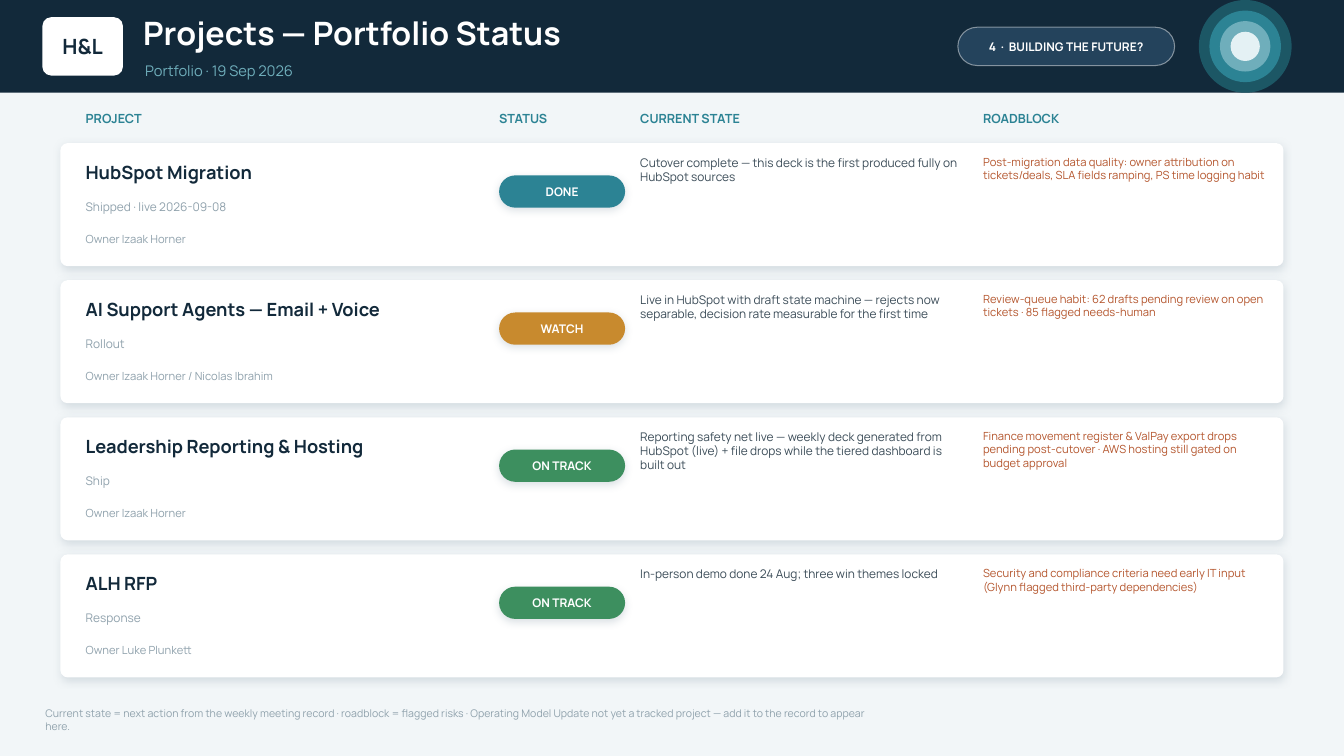
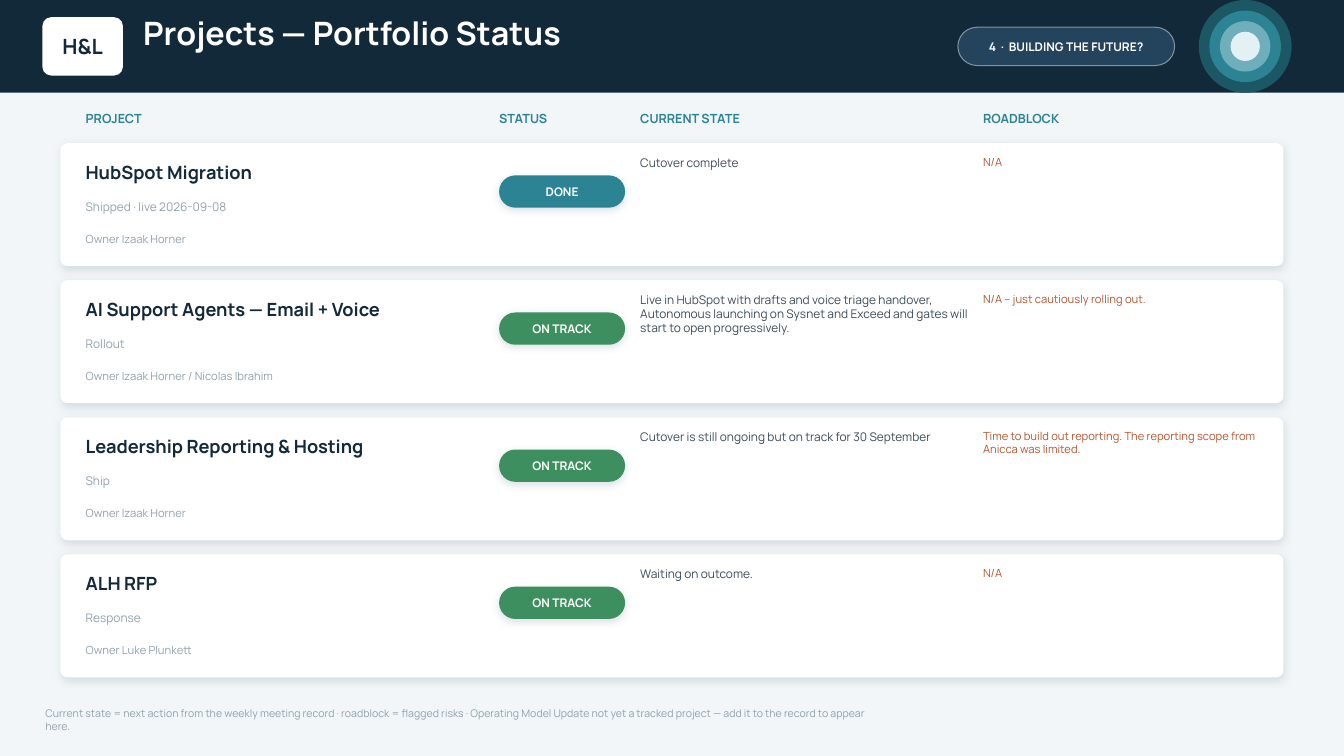
Before and after one commit to ihorner-hl/leadership-reporting, a slide deck: slide 13 of exec-deck/output/H&L Weekly Update - WC 14 Sep 2026.pptx (slide 15 before the commit). Drawn at 1344x756 pixels with LibreOffice and Linux fonts; fonts in the diff are those of the drawing. Boxes give left, top, right and bottom in pixels: in the first picture for what was removed or moved away, otherwise in the second. Text is boxed around its words. In the diff, an @@ line names an element or a change of style, - is before the commit and + after.

```diff
--- a/exec-deck/output/H&L Weekly Update - WC 14 Sep 2026.pptx
+++ b/exec-deck/output/H&L Weekly Update - WC 14 Sep 2026.pptx
@@ text removed at [145,65,293,80] @@
-Portfolio · 19 Sep 2026
@@ text at [640,158,739,170]: text changed @@
-Cutover complete — this deck is the first produced fully on HubSpot sources
+Cutover complete
@@ text at [983,158,1002,166]: text changed @@
-Post-migration data quality: owner attribution on tickets/deals, SLA fields ramping, PS time logging habit
+N/A
@@ text at [640,295,967,335]: text changed @@
-Live in HubSpot with draft state machine — rejects now separable, decision rate measurable for the first time
+Live in HubSpot with drafts and voice triage handover, Autonomous launching on Sysnet and Exceed and gates will start to open progressively.
@@ text at [983,295,1146,306]: text changed @@
-Review-queue habit: 62 drafts pending review on open tickets · 85 flagged needs-human
+N/A – just cautiously rolling out.
@@ rounded rectangle at [499,313,625,345]: fill #C88A2E to #3D8F5F @@
@@ text at [532,324,591,333]: text changed @@
-WATCH
+ON TRACK
@@ text at [640,432,931,444]: text changed @@
-Reporting safety net live — weekly deck generated from HubSpot (live) + file drops while the tiered dashboard is built out
+Cutover is still ongoing but on track for 30 September
@@ text at [983,432,1255,453]: text changed @@
-Finance movement register & ValPay export drops pending post-cutover · AWS hosting still gated on budget approval
+Time to build out reporting. The reporting scope from Anicca was limited.
@@ text at [640,569,753,581]: text changed @@
-In-person demo done 24 Aug; three win themes locked
+Waiting on outcome.
@@ text at [983,569,1002,577]: text changed @@
-Security and compliance criteria need early IT input (Glynn flagged third-party dependencies)
+N/A
```
Also in this commit, not shown: 8 other slides changed, 2 slides removed, 9 other files.
